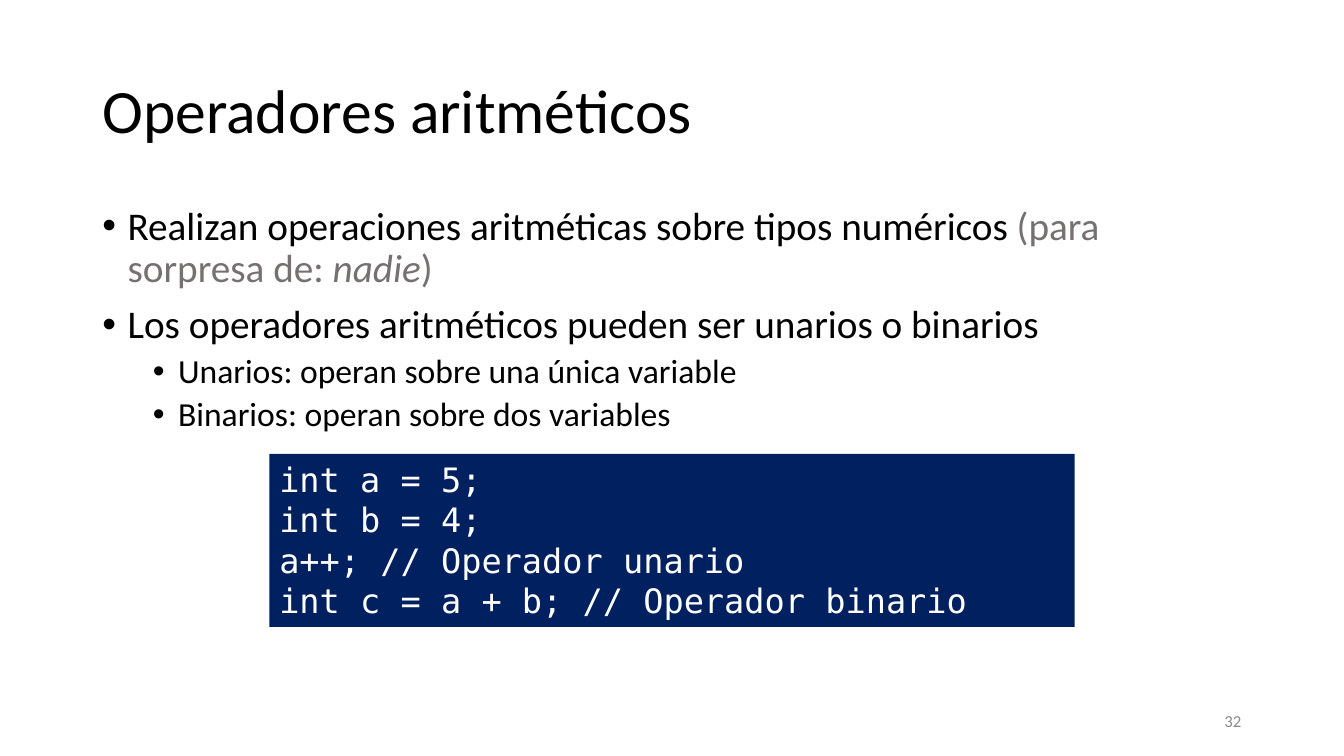
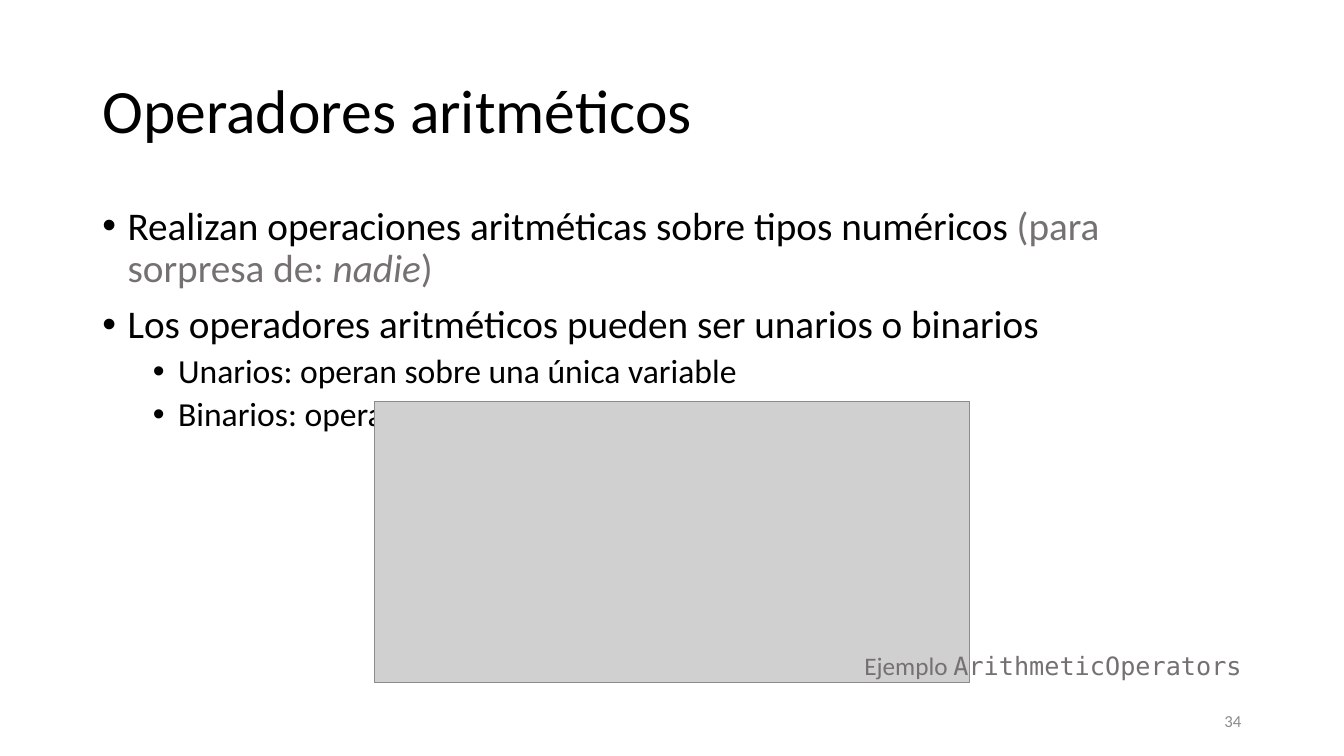
Before and after one commit to SergioLuis/hour-of-code-uva-2021, a slide deck: slide 34 of slides.pptx (slide 32 before the commit). Drawn at 1344x756 pixels with LibreOffice and Linux fonts; fonts in the diff are those of the drawing; grey boxes stand for pictures. Boxes give left, top, right and bottom in pixels: in the first picture for what was removed or moved away, otherwise in the second. Text is boxed around its words. In the diff, an @@ line names an element or a change of style, - is before the commit and + after.

```diff
--- a/slides.pptx
+++ b/slides.pptx
@@ picture added at bbox=[374, 401, 970, 683] @@
@@ rectangle removed at bbox=[269, 454, 1075, 627] @@
-int a = 5;
-int b = 4;
-a++; // Operador unario
-int c = a + b; // Operador binario
@@ text added at bbox=[864, 654, 1241, 681], 18 pt, text #767171 @@
+Ejemplo ArithmeticOperators
@@ page number at bbox=[1224, 716, 1241, 727]: text changed @@
-32
+34
```
Also in this commit, not shown: 19 other slides changed, 26 slides added, 11 other files.
